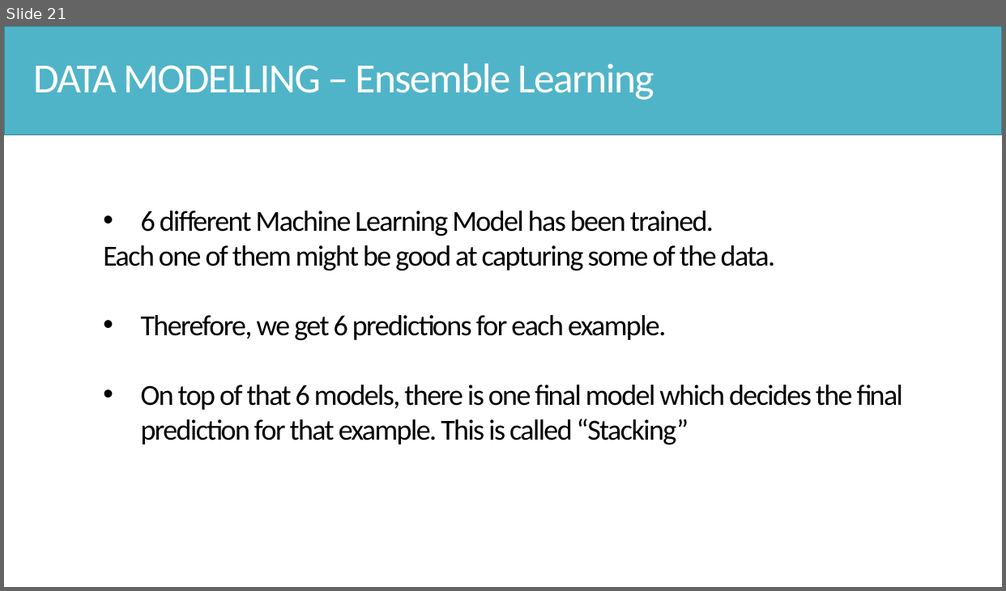
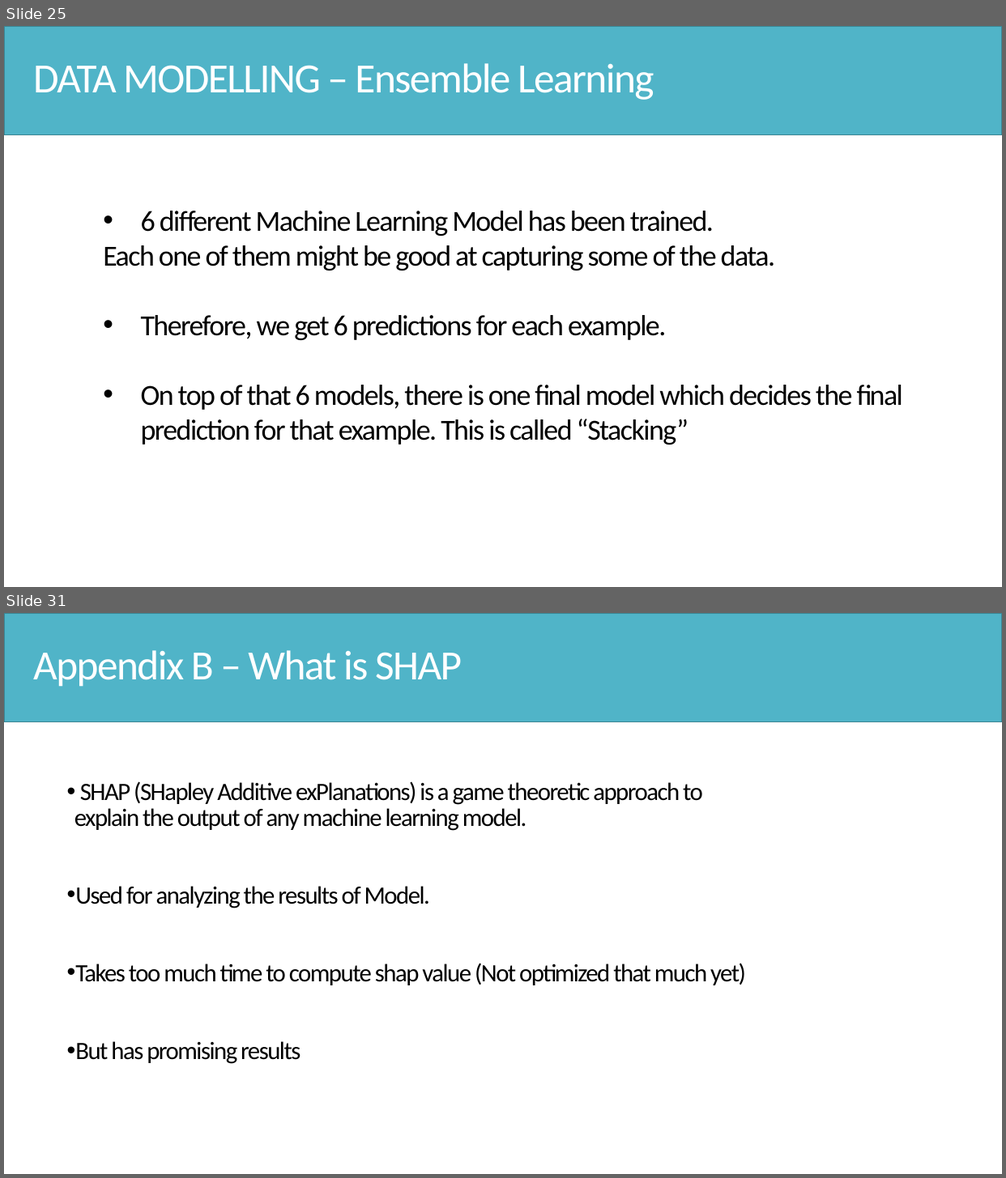
Before and after one commit to Hsgngr/dataiku_income_classification, a slide deck: Task_Presentation.pptx. Shown one above the other, each under a label of ours: slide 21 before the commit, slides 25 and 31 after it; the slides between them are not shown. The pictures are 1006x591 and 1006x1178 pixels, drawn with LibreOffice and Linux fonts; fonts in the diff are those of the drawing. Boxes give left, top, right and bottom in pixels: in the first picture for what was removed or moved away, otherwise in the second. Text is boxed around its words. In the diff, an @@ line names an element or a change of style, - is before the commit and + after.

```diff
--- a/Task_Presentation.pptx
+++ b/Task_Presentation.pptx
@@ slide 31 added at <box>4,613,1002,1174</box>, background #FFFFFF @@
@@ rectangle added at <box>4,613,1002,722</box>, fill #50B4C8, outline #3B8594 1 pt @@
@@ text added at <box>33,650,462,687</box>, 40 pt, text #FFFFFF @@
+Appendix B – What is SHAP
@@ text added at <box>74,781,746,1064</box>, 24 pt, text #000000 @@
+• SHAP (SHapley Additive exPlanations) is a game theoretic approach to explain the output of any machine learning model.
+• Used for analyzing the results of Model.
+• Takes too much time to compute shap value (Not optimized that much yet)
+• But has promising results
@@ what was slide 21 is now slide 25 @@
```
Also in this commit, not shown: 4 slides changed, 8 other slides added, 1 slide removed, 1 other file.
